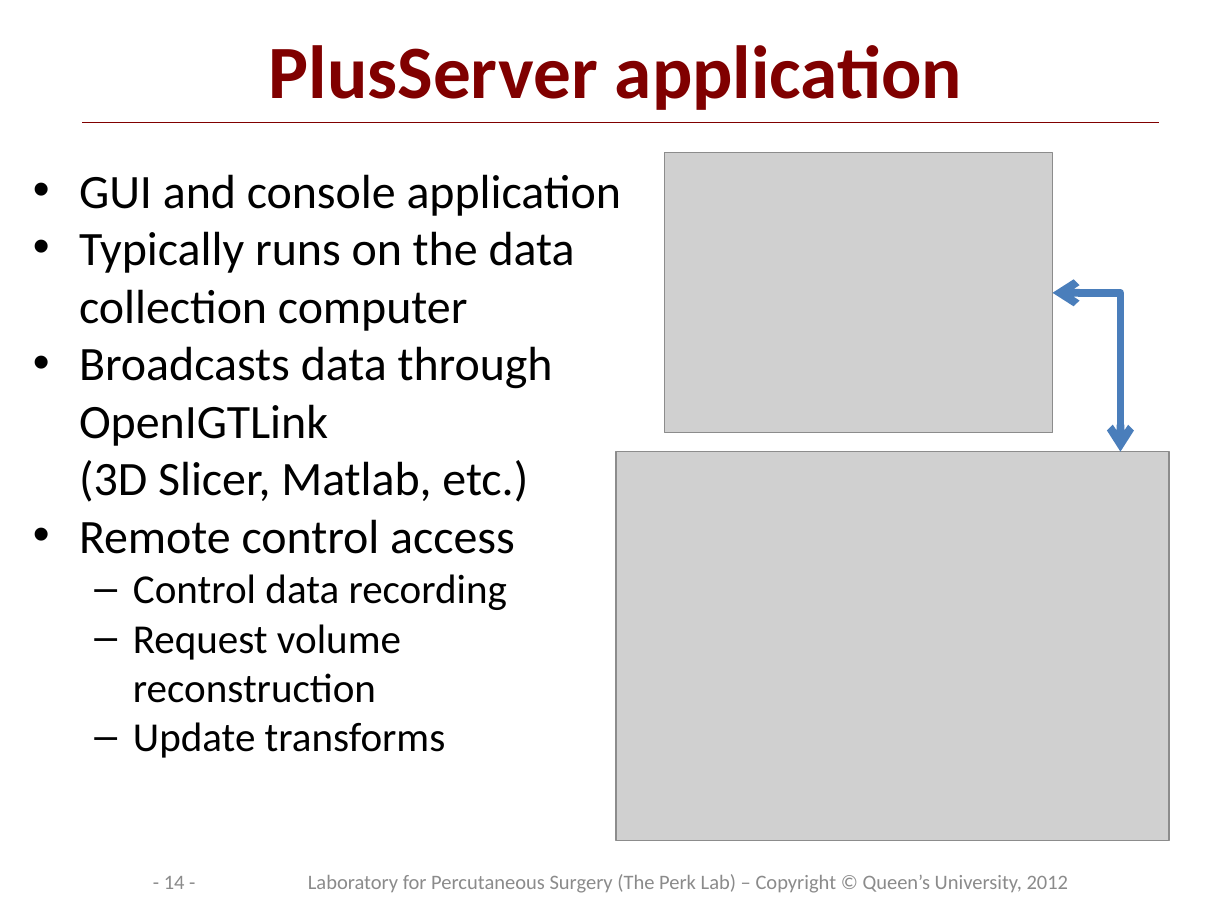
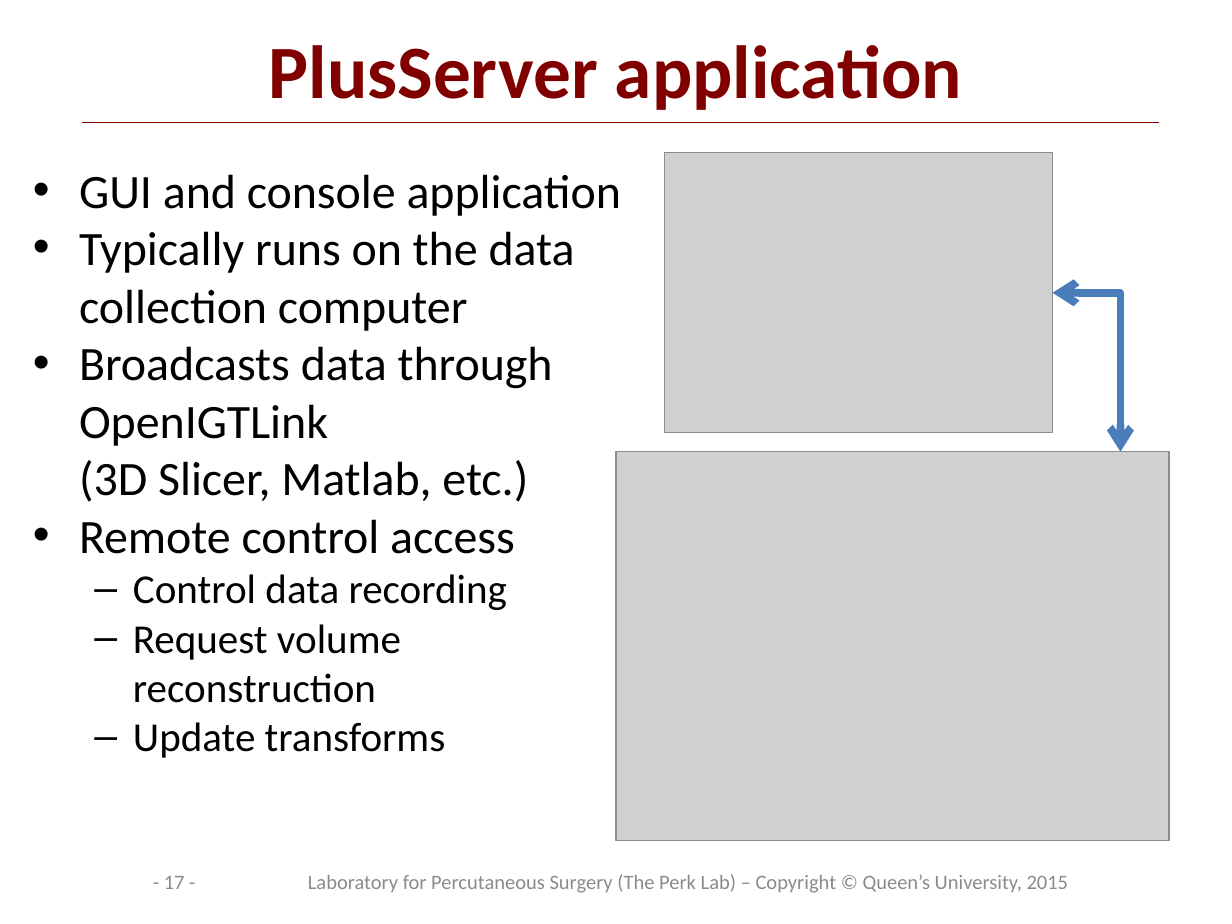
Before and after one commit to PlusToolkit/PlusDoc, a slide deck: slide 17 of overview/PlusOverview.pptx (slide 14 before the commit). Drawn at 1232x924 pixels with LibreOffice and Linux fonts; fonts in the diff are those of the drawing; grey boxes stand for pictures; background and template pictures are left out. Boxes give left, top, right and bottom in pixels: in the first picture for what was removed or moved away, otherwise in the second. Text is boxed around its words. In the diff, an @@ line names an element or a change of style, - is before the commit and + after.

Commit message:
re #712: Updated Plus overview presentations (surgical microscope, spectrometer, 4D US support)

```diff
--- a/overview/PlusOverview.pptx
+++ b/overview/PlusOverview.pptx
@@ page number at (x1=164, y1=876, x2=185, y2=889): text changed @@
-- 14 -
+- 17 -
@@ text at (x1=308, y1=874, x2=1069, y2=893): text changed @@
-Laboratory for Percutaneous Surgery (The Perk Lab) – Copyright © Queen’s University, 2012
+Laboratory for Percutaneous Surgery (The Perk Lab) – Copyright © Queen’s University, 2015
```
Also in this commit, not shown: 19 other slides changed, 3 slides added.
